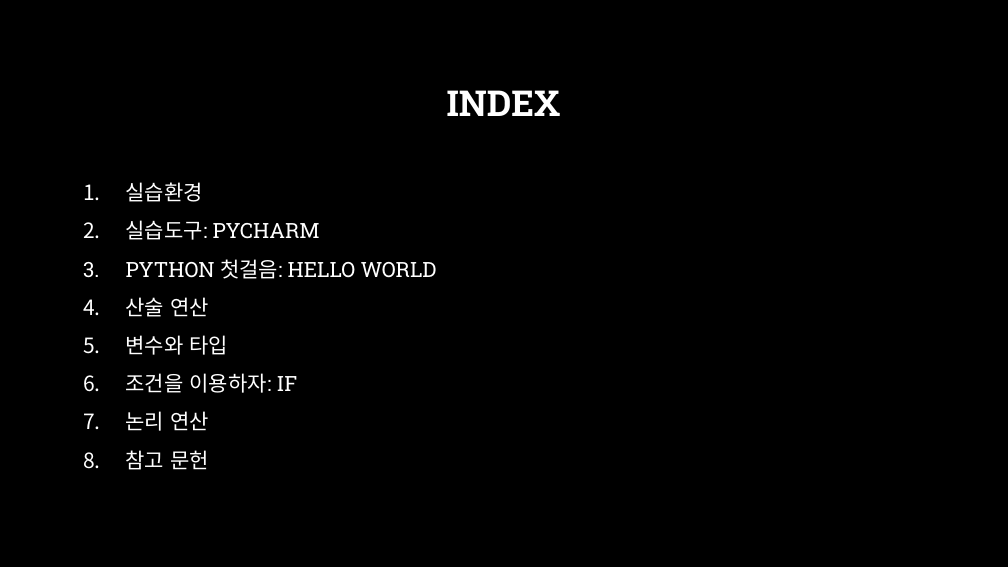
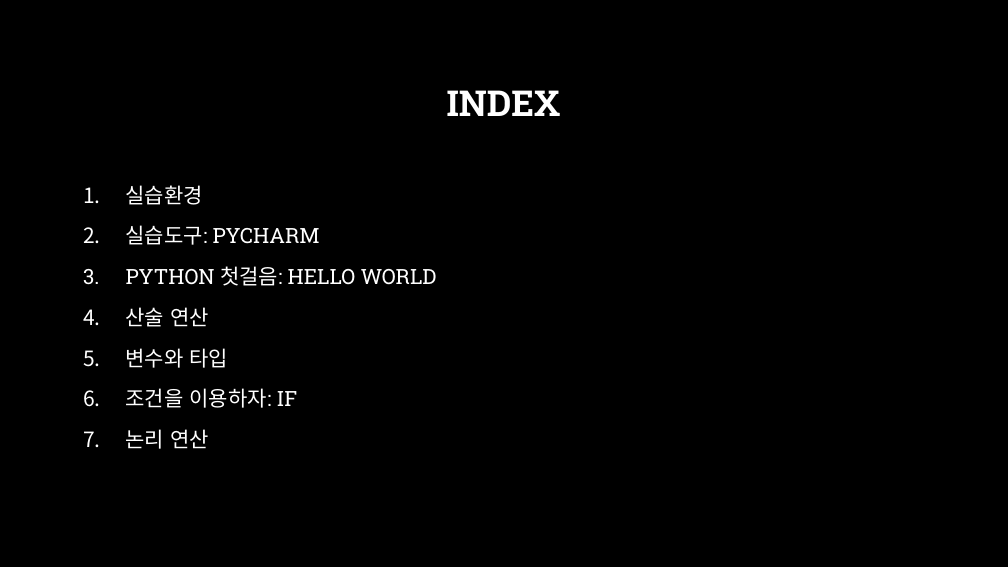
Before and after one commit to across0406/2017-GNU-Science-Camp-of-Computer-Science, a slide deck: slide 2 of ppt/2. 실습환경 및 Python 기초.pptx. Drawn at 1008x567 pixels with LibreOffice and Linux fonts; fonts in the diff are those of the drawing; background and template pictures are left out. Boxes give left, top, right and bottom in pixels: in the first picture for what was removed or moved away, otherwise in the second. Text is boxed around its words. In the diff, an @@ line names an element or a change of style, - is before the commit and + after.

```diff
--- a/ppt/2. 실습환경 및 Python 기초.pptx
+++ b/ppt/2. 실습환경 및 Python 기초.pptx
@@ text "실습환경" at (126, 185, 437, 449): line spacing 1.1 to 1.2 @@
@@ text at (126, 450, 209, 470): paragraph removed @@
-8. 참고 문헌
```
Also in this commit, not shown: 2 other slides changed, 4 slides added, 9 other files.
